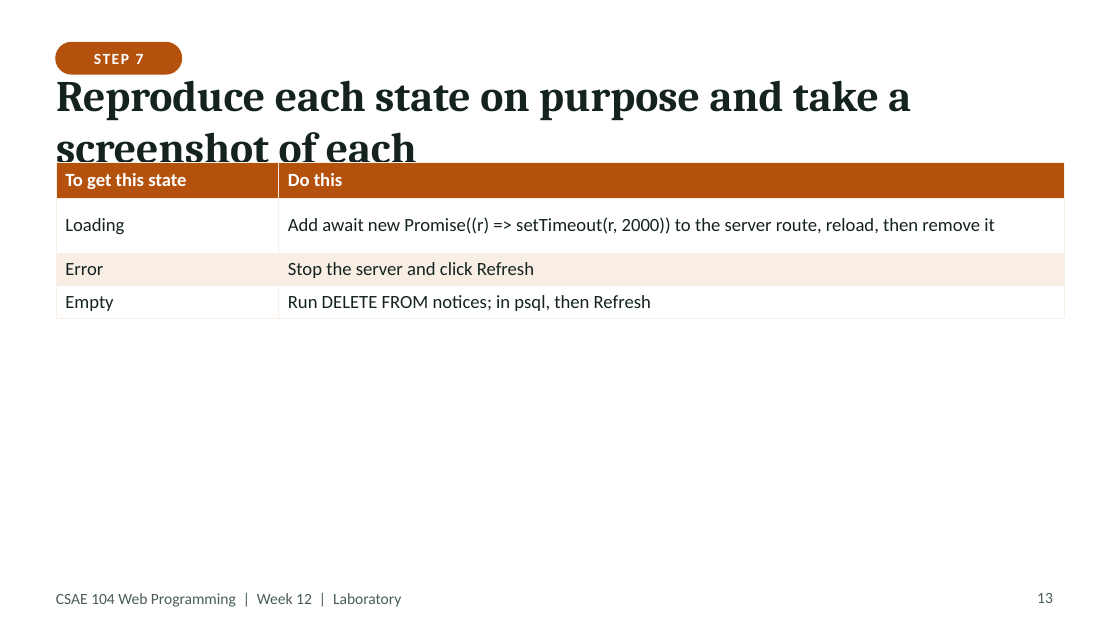
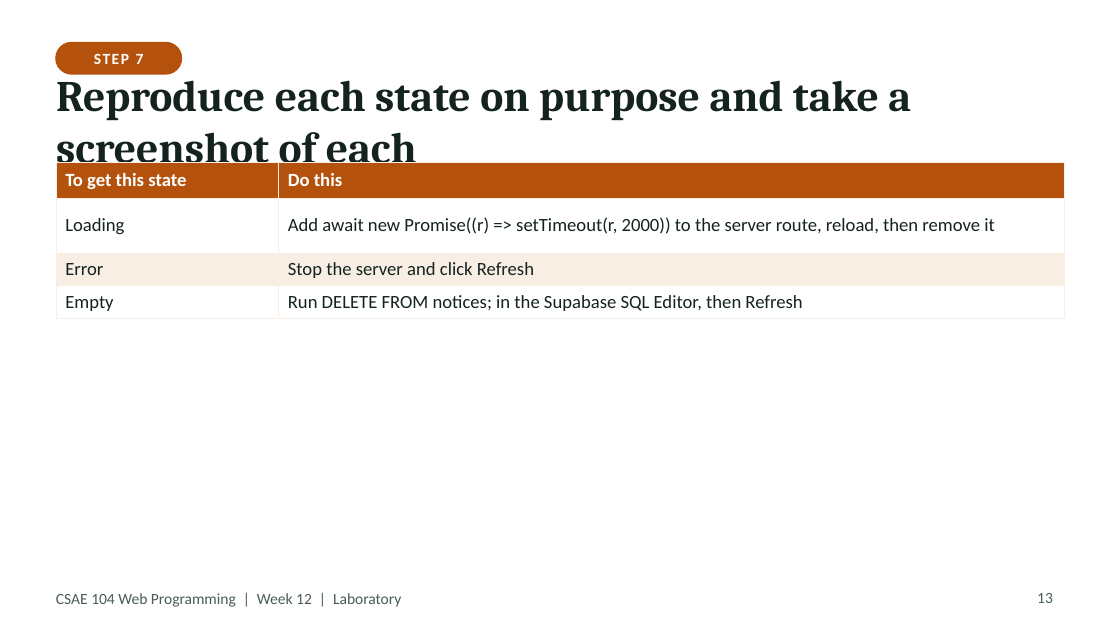
Before and after one commit to Haydzz9/sae104-site, a slide deck: slide 13 of downloads/laboratory/Week_14_Laboratory_React_effects_fetching_loading_and_error.pptx. Drawn at 1120x630 pixels with LibreOffice and Linux fonts; fonts in the diff are those of the drawing. Boxes give left, top, right and bottom in pixels: in the first picture for what was removed or moved away, otherwise in the second. Text is boxed around its words. In the diff, an @@ line names an element or a change of style, - is before the commit and + after.

```diff
--- a/downloads/laboratory/Week_14_Laboratory_React_effects_fetching_loading_and_error.pptx
+++ b/downloads/laboratory/Week_14_Laboratory_React_effects_fetching_loading_and_error.pptx
@@ table at bbox=[56, 162, 1064, 315] @@
-row 4, column 2: Run DELETE FROM notices; in psql, then Refresh
+row 4, column 2: Run DELETE FROM notices; in the Supabase SQL Editor, then Refresh
```
Also in this commit, not shown: 3 other slides changed, 7 slides removed, 21 other files.
